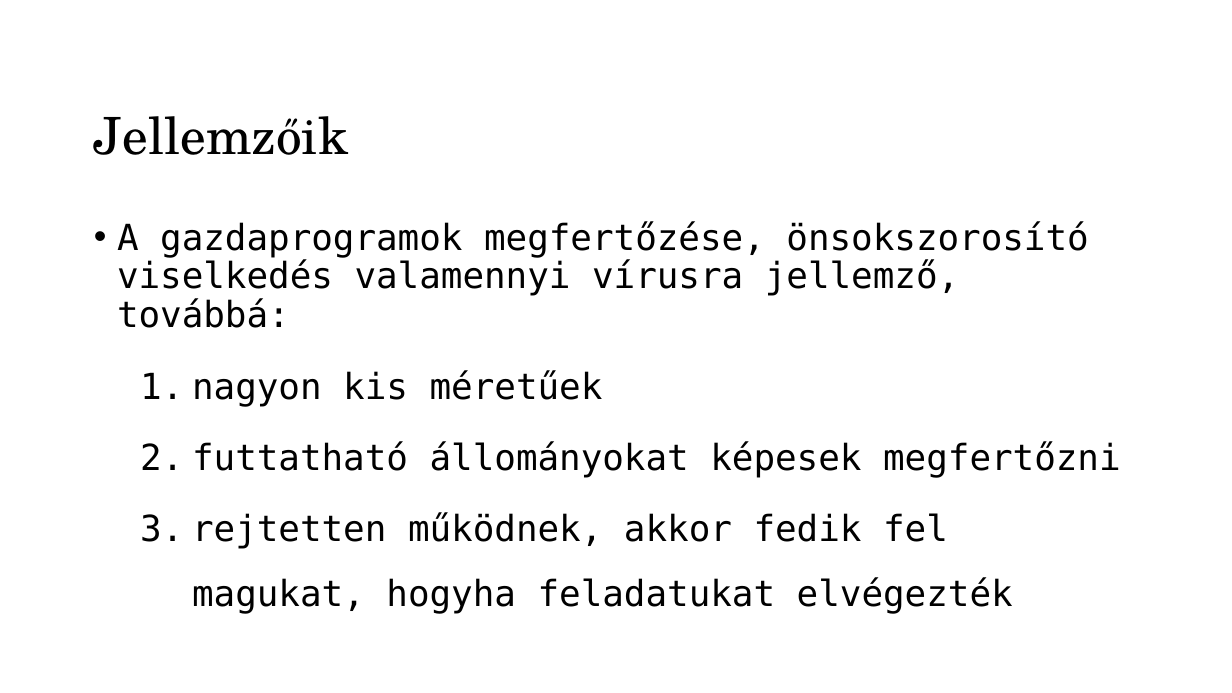
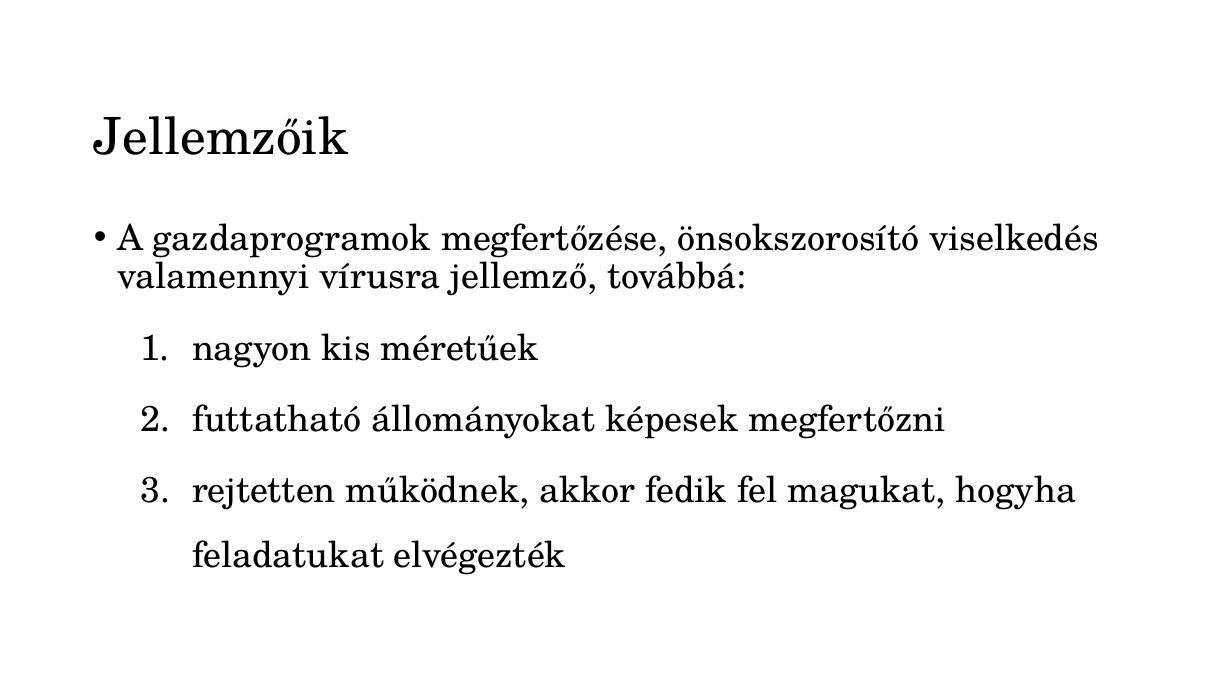
Before and after one commit to somodikonrad/Paprika, a slide deck: slide 4 of Beadandó SK.pptx. Drawn at 1232x693 pixels with LibreOffice and Linux fonts; fonts in the diff are those of the drawing. Boxes give left, top, right and bottom in pixels: in the first picture for what was removed or moved away, otherwise in the second. Text is boxed around its words. In the diff, an @@ line names an element or a change of style, - is before the commit and + after.

```diff
--- a/Beadandó SK.pptx
+++ b/Beadandó SK.pptx
@@ text "A gazdaprogramok megfertőzése, önsokszorosító viselkedés ..." at [117, 223, 1099, 575]: font DejaVu Sans Mono to TeX Gyre Schola @@
```
Also in this commit, not shown: 3 other slides changed, 1 slide added, 1 slide removed.
